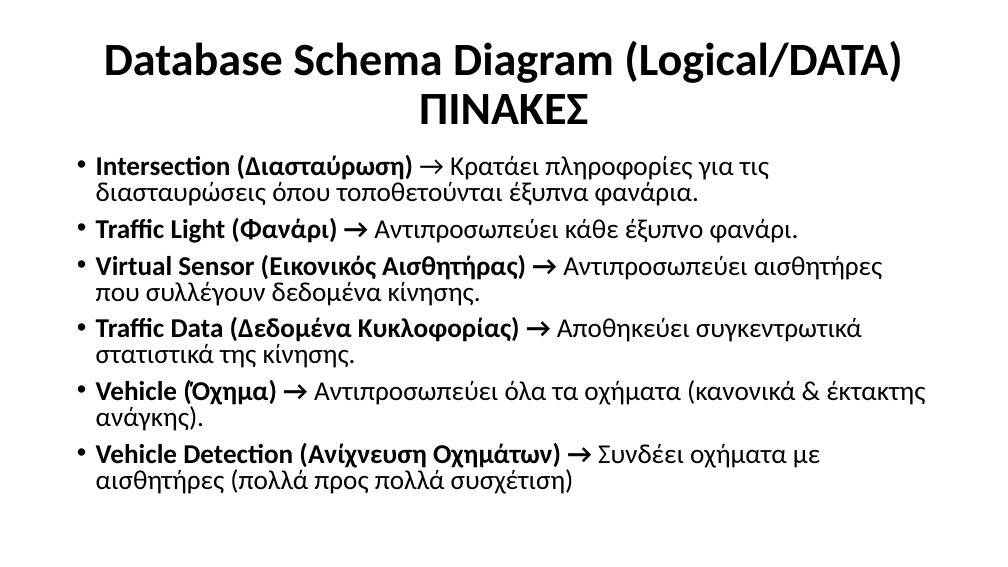
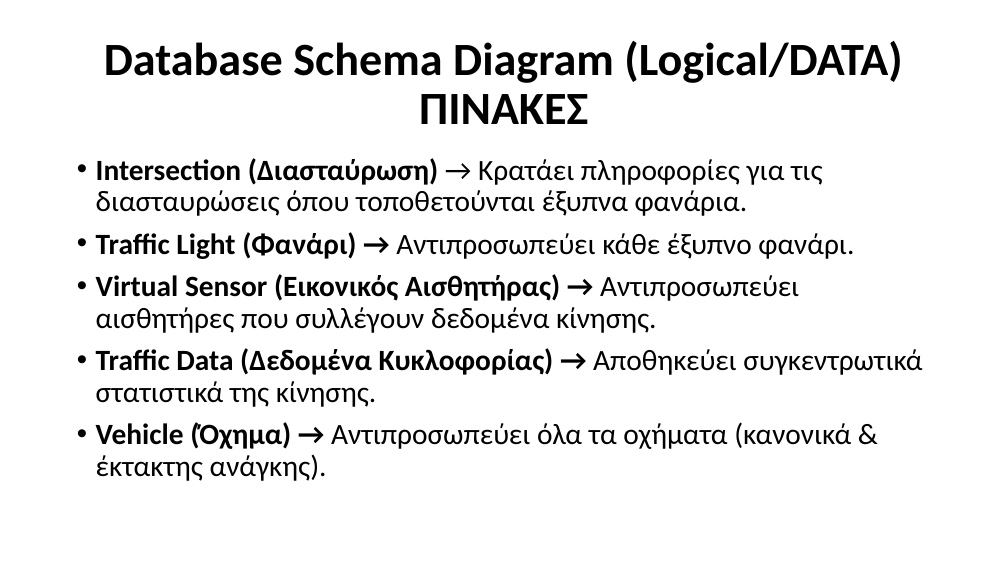
Before and after one commit to Ath21/STL_Drive, a slide deck: slide 7 of Presentation.pptx. Drawn at 1008x567 pixels with LibreOffice and Linux fonts; fonts in the diff are those of the drawing. Boxes give left, top, right and bottom in pixels: in the first picture for what was removed or moved away, otherwise in the second. Text is boxed around its words. In the diff, an @@ line names an element or a change of style, - is before the commit and + after.

```diff
--- a/Presentation.pptx
+++ b/Presentation.pptx
@@ text "Intersection (Διασταύρωση) → Κρατάει πληροφορίες ..." at <box>96,158,922,481</box>: size 25.9 to 28 pt; line spacing 0.8 to 0.9 @@
@@ text at <box>96,443,820,494</box>: paragraph removed @@
-• Vehicle Detection (Ανίχνευση Οχημάτων) → Συνδέει οχήματα με αισθητήρες (πολλά προς πολλά συσχέτιση)
```
Also in this commit, not shown: 2 other slides changed, 3 slides added.
